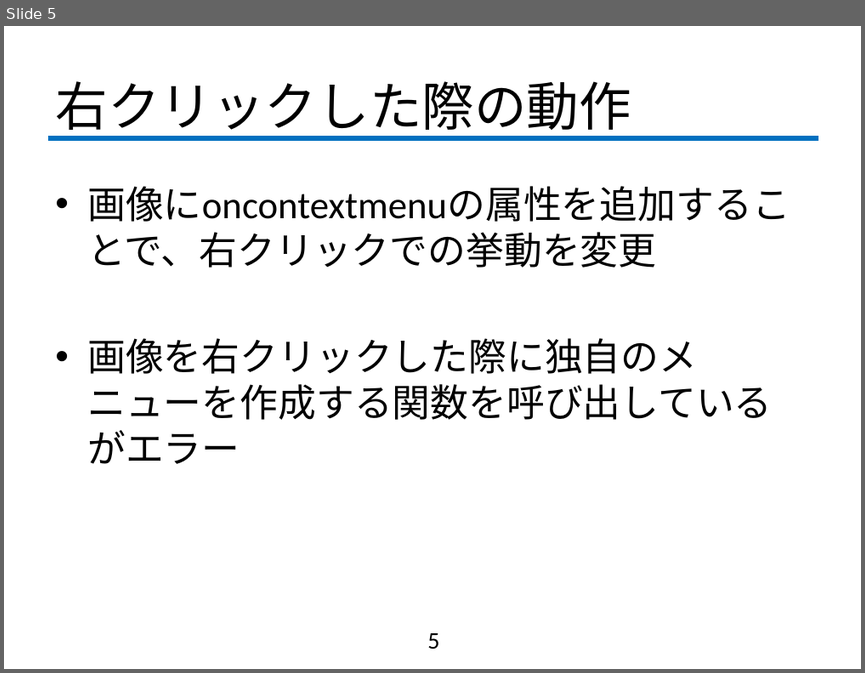
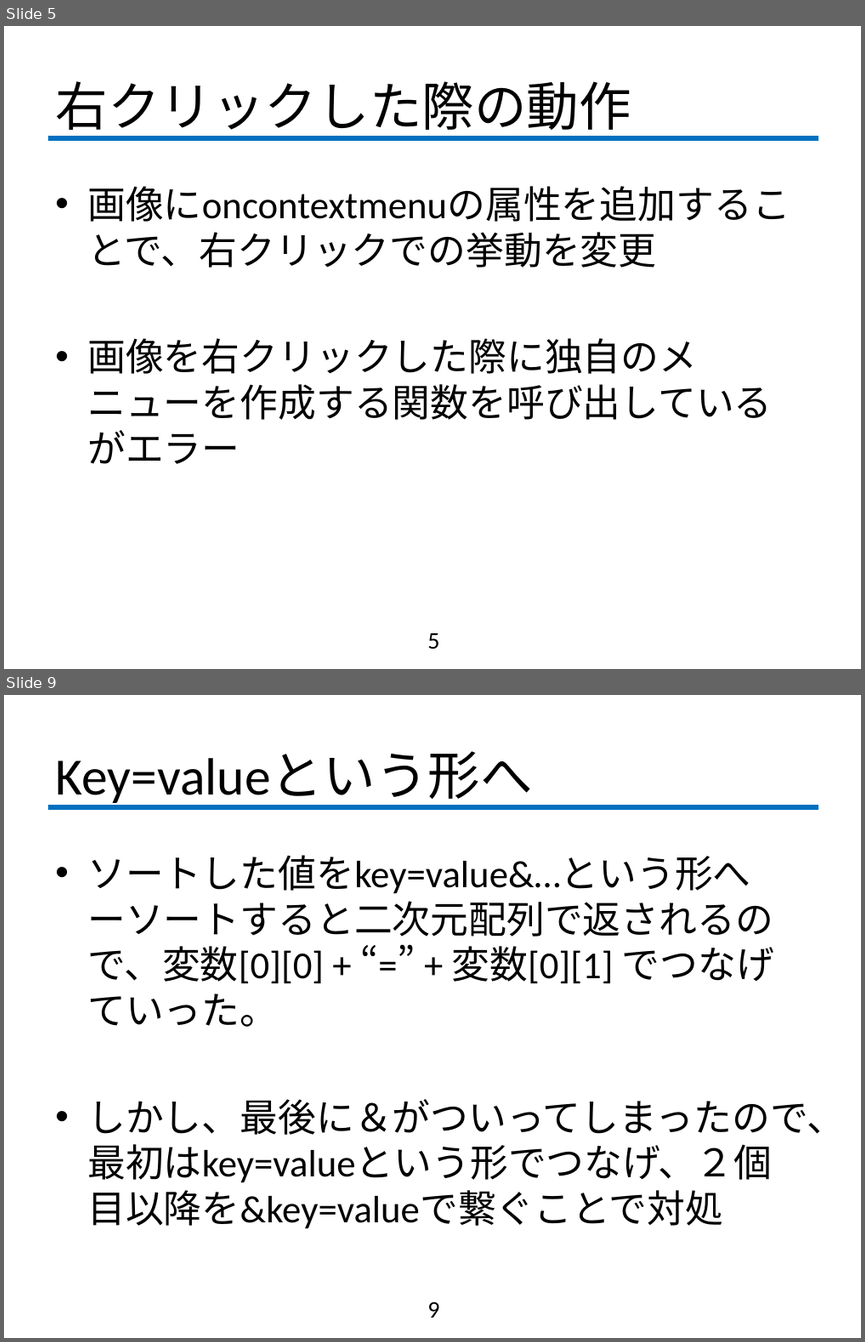
Before and after one commit to fujiLabo/fuji_simu, a slide deck: 1015進捗.pptx. Shown one above the other, each under a label of ours: slide 5 before the commit, slides 5 and 9 after it; the slides between them are not shown. The pictures are 865x673 and 865x1342 pixels, drawn with LibreOffice and Linux fonts; fonts in the diff are those of the drawing; background and template pictures are left out. Boxes give left, top, right and bottom in pixels: in the first picture for what was removed or moved away, otherwise in the second. Text is boxed around its words. In the diff, an @@ line names an element or a change of style, - is before the commit and + after.

```diff
--- a/1015進捗.pptx
+++ b/1015進捗.pptx
@@ slide 9 added at [4,695,861,1338], background #FFFFFF; not listed: 1 template element that a slide beside it also shows @@
@@ title added at [55,751,532,807], 44 pt, text #000000 @@
+Key=valueという形へ
@@ text added at [87,855,845,1229], 32 pt, text #000000 @@
+• ソートした値をkey=value&…という形へ
+  ーソートすると二次元配列で返されるので、変数[0][0] + “=” + 変数[0][1] でつなげていった。
+• しかし、最後に＆がついってしまったので、最初はkey=valueという形でつなげ、２個目以降を&key=valueで繋ぐことで対処
@@ page number added at [427,1302,439,1317], 20 pt, text #000000 @@
+9
```
Also in this commit, not shown: 2 slides changed, 5 other slides added, 2 other files.
